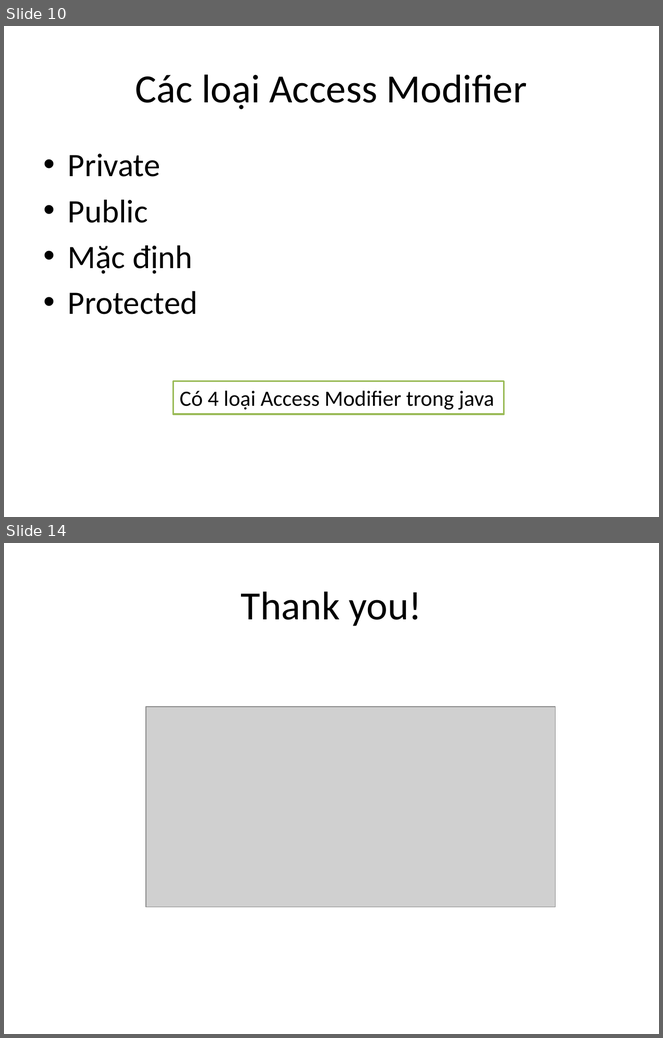
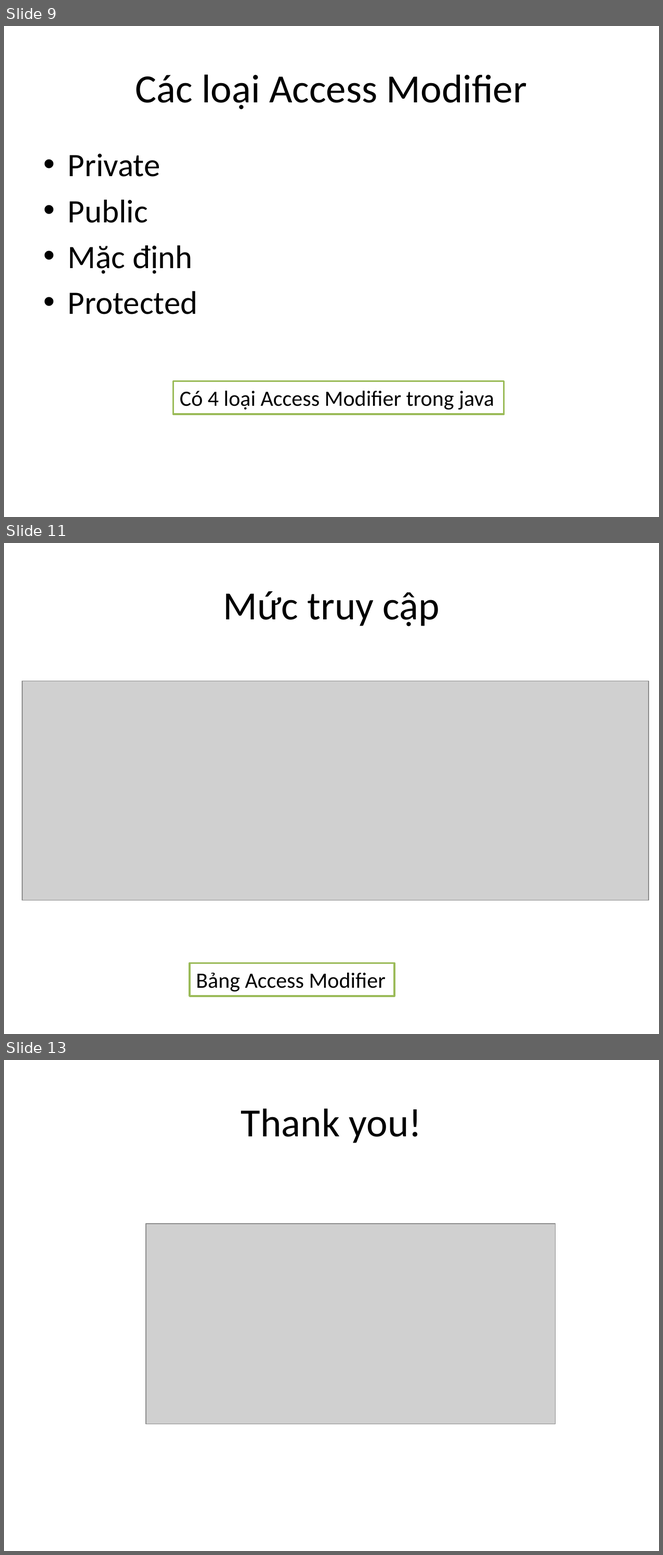
Before and after one commit to phithanh97cs/T3H, a slide deck: 3. Back-end/1. JavaCore/4. Access Modifier trong java.pptx. Shown one above the other, each under a label of ours: slides 10 and 14 before the commit, slides 9, 11 and 13 after it; the slides between them are not shown. The pictures are 663x1038 and 663x1555 pixels, drawn with LibreOffice and Linux fonts; fonts in the diff are those of the drawing; grey boxes stand for pictures. Boxes give left, top, right and bottom in pixels: in the first picture for what was removed or moved away, otherwise in the second. Text is boxed around its words. In the diff, an @@ line names an element or a change of style, - is before the commit and + after.

Commit message:
add access modifier

```diff
--- a/3. Back-end/1. JavaCore/4. Access Modifier trong java.pptx
+++ b/3. Back-end/1. JavaCore/4. Access Modifier trong java.pptx
@@ slide 11 added at <box>4,543,659,1034</box>, background #FFFFFF @@
@@ title added at <box>223,591,440,626</box>, 44 pt, text #000000 @@
+Mức truy cập
@@ picture added at <box>22,681,649,901</box> @@
@@ rectangle added at <box>190,964,395,996</box>, fill #FFFFFF, outline #9BBB59 2 pt, 24 pt, text #000000 @@
+Bảng Access Modifier
@@ what was slide 10 is now slide 9 @@
@@ what was slide 14 is now slide 13 @@
```
Also in this commit, not shown: 3 slides changed, 1 other slide added, 3 slides removed.
